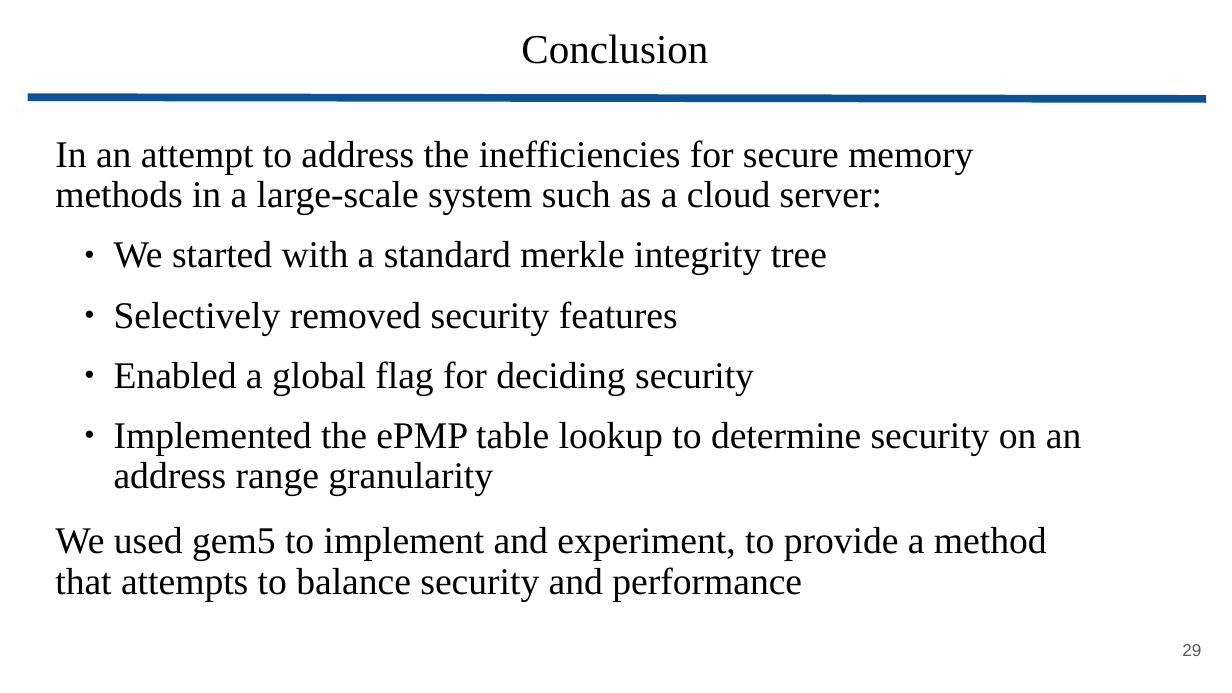
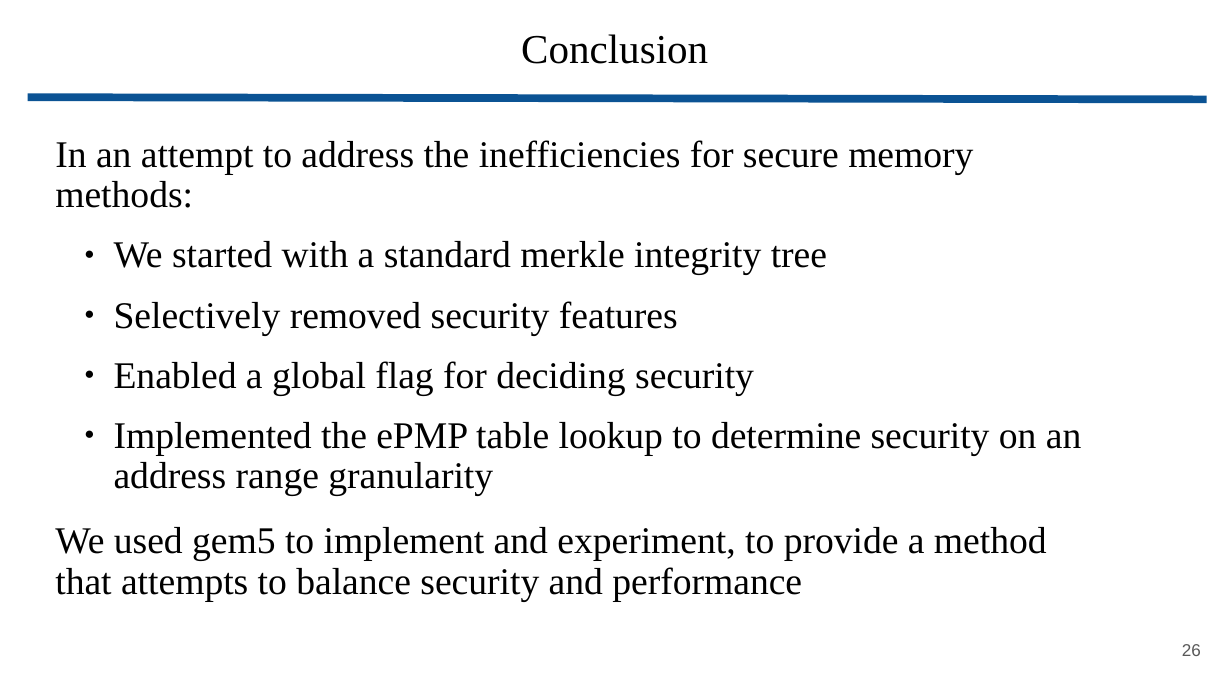
Before and after one commit to wbuziak/grad-research, a slide deck: slide 26 of resources/presentations/secure_mem_masters.pptx (slide 29 before the commit). Drawn at 1232x693 pixels with LibreOffice and Linux fonts; fonts in the diff are those of the drawing. Boxes give left, top, right and bottom in pixels: in the first picture for what was removed or moved away, otherwise in the second. Text is boxed around its words. In the diff, an @@ line names an element or a change of style, - is before the commit and + after.

```diff
--- a/resources/presentations/secure_mem_masters.pptx
+++ b/resources/presentations/secure_mem_masters.pptx
@@ text at box(55, 140, 973, 208): text changed @@
-In an attempt to address the inefficiencies for secure memory methods in a large-scale system such as a cloud server:
+In an attempt to address the inefficiencies for secure memory methods:
@@ page number at box(1182, 644, 1201, 656): text changed @@
-29
+26
```
Also in this commit, not shown: 13 other slides changed, 8 slides added, 10 slides removed, 23 other files.
